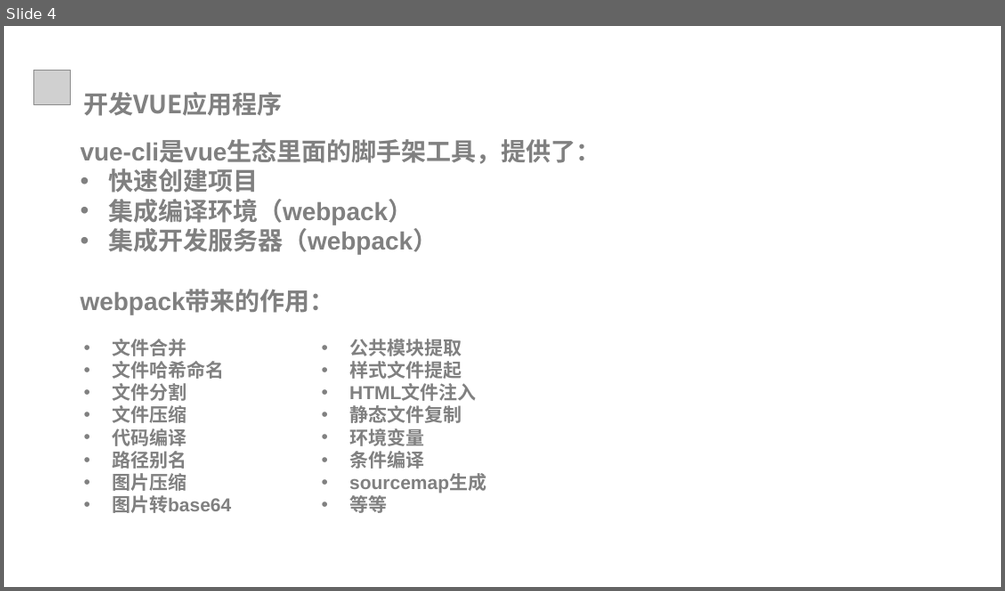
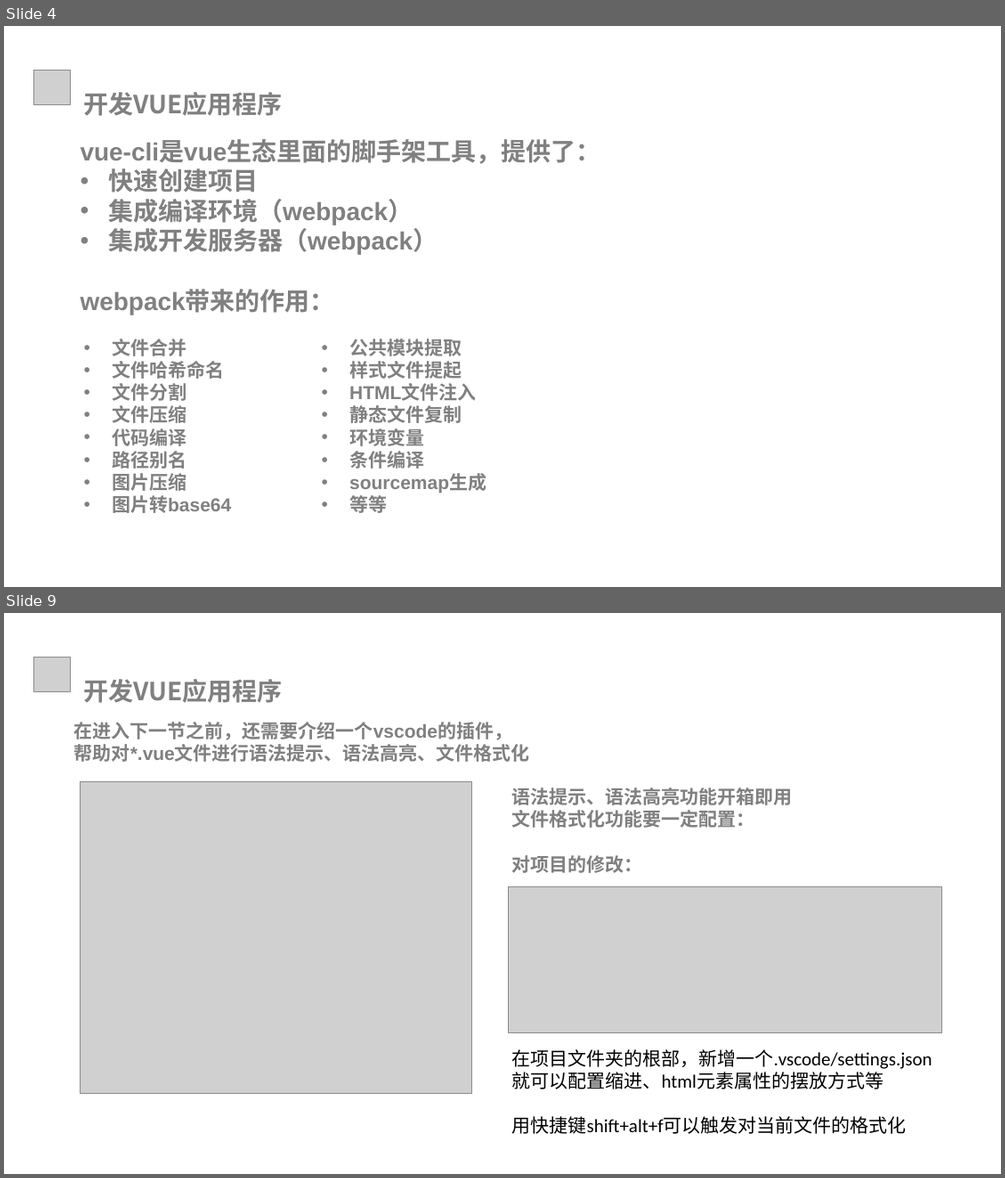
Before and after one commit to xiaozs/ppt, a slide deck: 3.开发VUE应用程序.pptx. Shown one above the other, each under a label of ours: slide 4 before the commit, slides 4 and 9 after it; the slides between them are not shown. The pictures are 1005x591 and 1005x1178 pixels, drawn with LibreOffice and Linux fonts; fonts in the diff are those of the drawing; grey boxes stand for pictures; background and template pictures are left out. Boxes give left, top, right and bottom in pixels: in the first picture for what was removed or moved away, otherwise in the second. Text is boxed around its words. In the diff, an @@ line names an element or a change of style, - is before the commit and + after.

```diff
--- a/3.开发VUE应用程序.pptx
+++ b/3.开发VUE应用程序.pptx
@@ slide 9 added at (4,613,1001,1174), background #FFFFFF @@
@@ picture added at (34,657,71,692) @@
@@ text added at (84,679,283,703), 24 pt, text #808080, bold @@
+开发VUE应用程序
@@ text added at (74,722,530,762), 18 pt, text #808080, bold @@
+在进入下一节之前，还需要介绍一个vscode的插件，
+帮助对*.vue文件进行语法提示、语法高亮、文件格式化
@@ picture added at (81,781,472,1093) @@
@@ text added at (512,787,793,873), 18 pt, text #808080, bold @@
+语法提示、语法高亮功能开箱即用
+文件格式化功能要一定配置：
+对项目的修改：
@@ picture added at (508,887,942,1033) @@
@@ text added at (512,1049,932,1134), 18 pt, text #000000 @@
+在项目文件夹的根部，新增一个.vscode/settings.json
+就可以配置缩进、html元素属性的摆放方式等
+用快捷键shift+alt+f可以触发对当前文件的格式化
```
Also in this commit, not shown: 3 slides changed, 15 other slides added, 37 other files.
